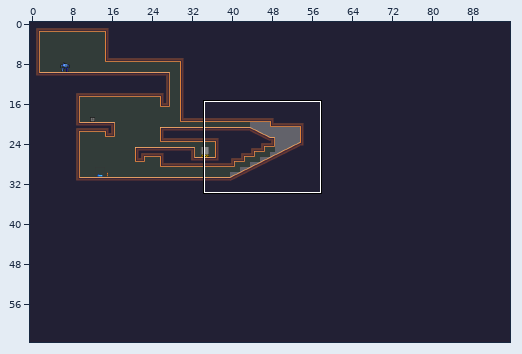
A Tiled map gets an edit: Assets/Maps/Level003ADS.tmx. Above: a wide view before the commit, with the close-up outlined.
Close-up. The starting point:
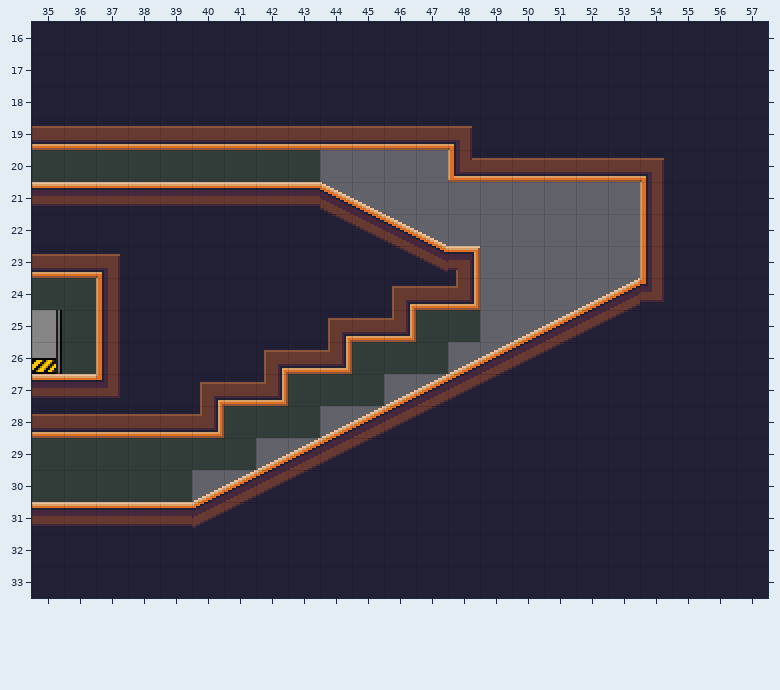
Cells are 16x16 px. Shown: x 35..57, y 16..33.
The same view after the edit:
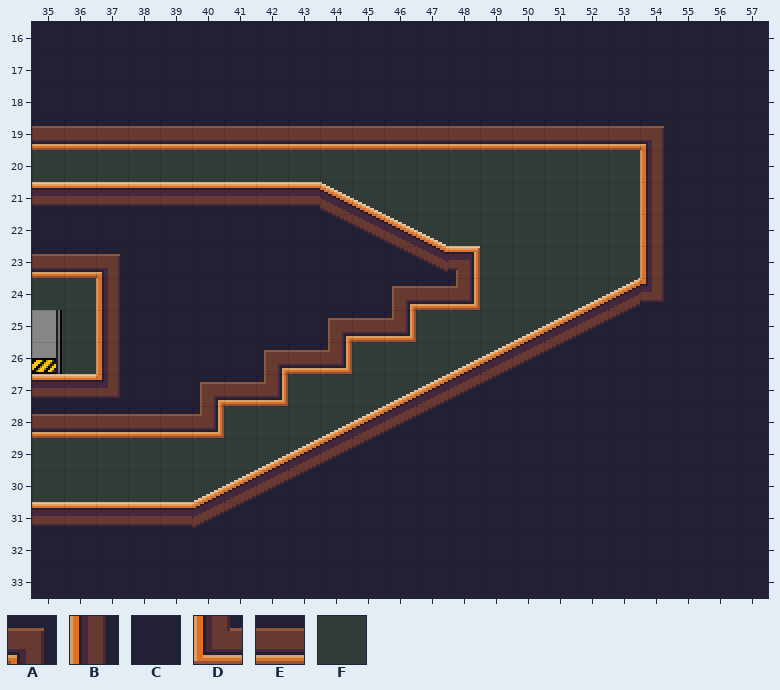
Key: from "TestTileset": A 4, B 10, C 11, D 20, E 21, F 23.
_ is an empty cell.
Tiles replaced or removed in this view: A, C, D, E.
The edit:
Changed rows in their new state; . is an unchanged cell.
Layer "Background":
first column x 40:
20 ....FFFFFFFFFF
21 ....FFFFFFFFFF
22 ......FFFFFFFF
23 .........FFFFF
24 .........FFFFF
25 .........FFF..
26 ........FF....
27 ......FF......
28 ....FF........
29 ..FF..........
30 FF............
Layer "Midground":
first column x 48:
19 EEEEEEA
20 ______B
Boxes around the changes in both close-ups, in picture pixels (x1, y1, x2, y2):
changed: (192, 126, 664, 502)
